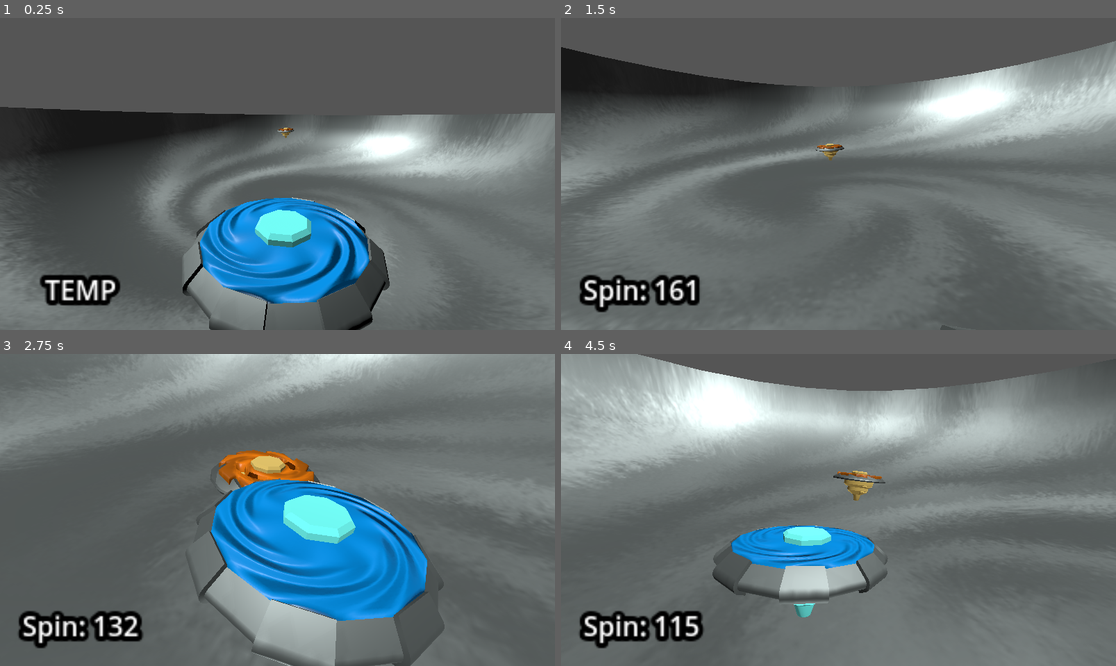
Above: before the commit, frames 1-4 (two rows, left to right).
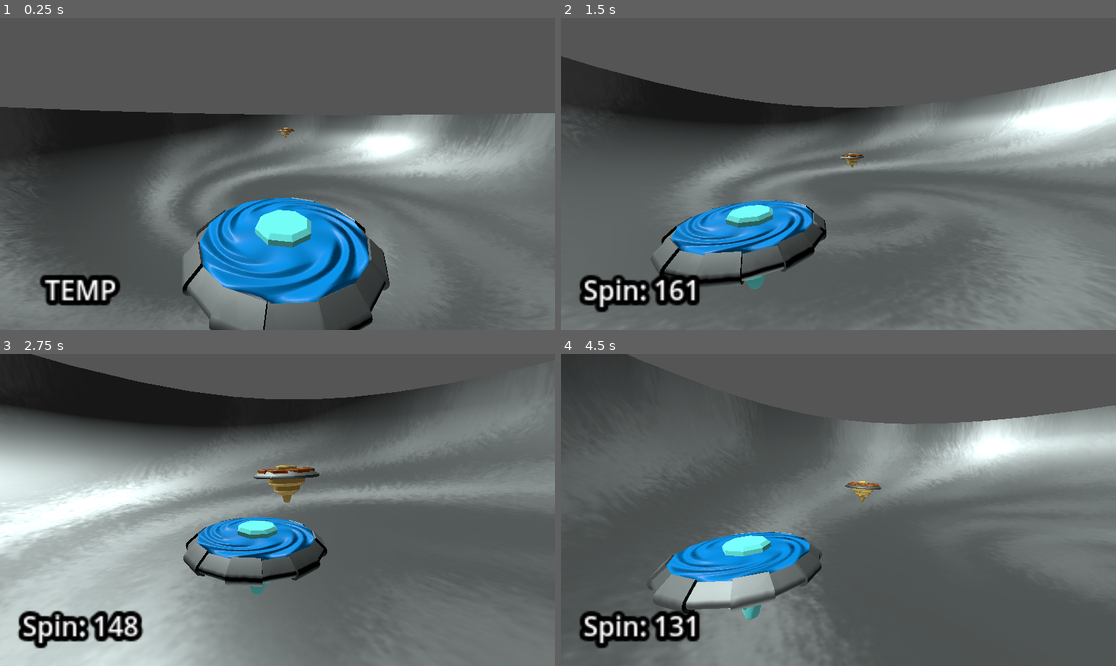
Above: after the commit, the same moments.

Repository: StudentLoanCyclone/StudentLoanCyclone
Game: Godot game, scene res://main.tscn
The game is run twice, just before and just after one commit, with the same random seed, the same clock (stepped at 60 frames per second) and the same inputs.
Inputs (mouse positions are in pixels of both pictures, inside the frame that each line leads up to):
- Up to frame 1 (0.25 s): no input
- Up to frame 2 (1.5 s): tap Enter at 0.5 s; move the mouse to (960, 158) at 0.52 s; press the mouse at (960, 158) at 0.53 s; move the mouse to (727, 189) at 1.27 s; release the mouse at (727, 189) at 1.28 s; right-click (727, 189) at 1.35 s
- Up to frame 3 (2.75 s): move the mouse to (333, 441) at 2.02 s; press the mouse at (333, 441) at 2.03 s
- Up to frame 4 (4.5 s): move the mouse to (810, 572) at 2.77 s; release the mouse at (810, 572) at 2.78 s; right-click (810, 572) at 2.85 s; move the mouse to (1005, 556) at 3.52 s; press the mouse at (1005, 556) at 3.53 s; move the mouse to (672, 463) at 4.27 s; release the mouse at (672, 463) at 4.28 s; right-click (672, 463) at 4.35 s

The runs differ from the first frame. In frame 1, less than 0.1% of the frame differs, in the area x 50-54%, y 35-38%; in frame 2, 36%; in frame 3, 70%, in the area x 0-100%, y 0-100%; in frame 4, 57%.
Error in both runs: Invalid access to property or key 'global_position' on a base object of type 'Nil'. (res://cyclone.gd:60)

Commit message:
Further changed camera code.

Diff:
--- a/student-loan-cyclone/camera_tracked.gd
+++ b/student-loan-cyclone/camera_tracked.gd
@@ -26,6 +26,6 @@
 		targetPoint = selfPosition.lerp(enemyPosition, 0.5)
 		look_at(targetPoint)
 
-		self.global_position = selfPosition + Vector3(clamp(-targetPoint[0], -3.5, 3.5), 2.5, clamp(-targetPoint[2], -3.5, 3.5))
+		self.global_position = selfPosition + Vector3(clamp(-enemyPosition[0], -3.5, 3.5), 2.5, clamp(-enemyPosition[2], -3.5, 3.5))
 
 		UItext.text = "Spin: " + str(int(selfRigidbody.current_spin))
--- a/student-loan-cyclone/cyclone_model.tscn
+++ b/student-loan-cyclone/cyclone_model.tscn
@@ -164,8 +164,8 @@
 physics_material_override = SubResource("PhysicsMaterial_i77v7")
 gravity_scale = 2.0
 script = ExtResource("1_wmcot")
-initial_spin = 200.0
-spin_decay = 5.0
+initial_spin = 500.0
+spin_decay = 1.0
 
 [node name="metal" type="MeshInstance3D" parent="RigidBody3D"]
 transform = Transform3D(0.7, 0, 0, 0, 0.7, 0, 0, 0, 0.7, 0, 0, 0)
--- a/student-loan-cyclone/cyclone_model_swirl.tscn
+++ b/student-loan-cyclone/cyclone_model_swirl.tscn
@@ -153,8 +153,8 @@
 physics_material_override = SubResource("PhysicsMaterial_074og")
 gravity_scale = 2.0
 script = ExtResource("1_vic1j")
-initial_spin = 200.0
-spin_decay = 5.0
+initial_spin = 500.0
+spin_decay = 1.0
 
 [node name="plastic" type="MeshInstance3D" parent="RigidBody3D"]
 transform = Transform3D(0.7, 0, 0, 0, 0.7, 0, 0, 0, 0.7, 0, 0, 0)
